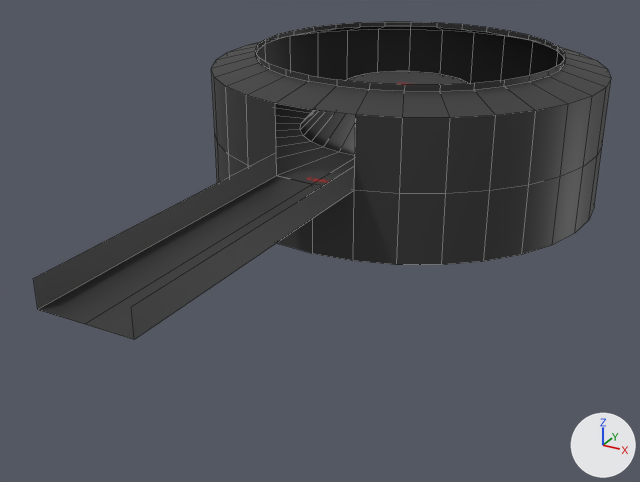
What one commit did to the Blender file Assets/Models/ShaderCastle/Light.blend.
The view is the same before and after, from a camera (50 mm lens) standing at (16.1, -37.7, 12.0) and looking at (-0.2, -8.0, -2.9). The lights are fixed; the arrows at lower right show +X, +Y and +Z. The older version comes first. Mesh edges are drawn as thin lines on the coarser meshes.

Before the edit, the objects in view are built like this:
```python
me_plane_001 = bpy.data.meshes.new('Plane.001')
me_plane_001.from_pydata(...)  # 64 vertices, 33 faces; spans x -9.0..9.0, y -9.0..9.0, z 0.0..3.0
me_plane_001.polygons.foreach_set('use_smooth', [True] * 33)
me_plane_001.materials.append(mat_333333)  # dark grey #333333
me_plane_011 = bpy.data.meshes.new('Plane.011')
me_plane_011.from_pydata(...)  # 202 vertices, 165 faces; spans x -9.0..9.0, y -21.9..9.0, z 0.0..3.8
me_plane_011.polygons.foreach_set('use_smooth', [True] * 165)
me_plane_011.materials.append(mat_333333)  # dark grey #333333
ob_floor_0__col = bpy.data.objects.new('Floor 0 -col', me_plane_011)
ob_floor_0__col.location = (0.0, 0.0, 0.0)
ob_floor__1__col = bpy.data.objects.new('Floor -1 -col', me_plane_001)
ob_floor__1__col.location = (0.0, 0.0, -3.0)
```
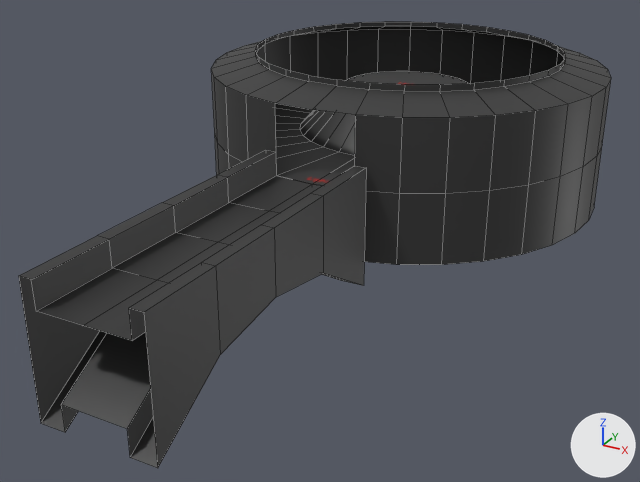
The change, as a list of edits to the scene's bpy script:
```text
Change me_plane_011:
    used by ob_floor_0__col; location = (0.0, 0.0, 0.0)
    remove me_plane_011.from_pydata(...)  # 202 vertices, 165 faces; spans x -9.0..9.0, y -21.9..9.0, z 0.0..3.8
    add me_plane_011.from_pydata(...)  # 261 vertices, 217 faces; spans x -9.0..9.0, y -22.0..9.0, z -4.0..3.8
    me_plane_011 part 1
    3 vertices are removed from x -1.8..1.8, y -21.9..-9.0, z 0.0..1.0
    6 faces are deleted
    3 vertices in x -1.8..1.8, y -21.9, z 0.0 move by (0.0, -0.1, 0.0)
    43 vertices are added at x -2.3..2.3, y -22.0..-8.8, z -4.0..1.0
    5 new vertices lie (0.0, 3.3, 0.0) away from vertices in x -1.8..1.8, y -18.8, z 0.0..1.0
    8 new vertices lie (0.0, 0.0, 1.0) away from vertices in x -1.3..1.3, y -22.0..-8.8, z -4.0..-2.0
    6 new vertices lie (0.0, -3.3, 0.5) away from vertices in x -2.2..2.2, y -12.2, z -2.0..-1.0
    58 new faces join them
```

Pixel boxes [x1, y1, x2, y2] of what changed, in the pictures (640 x 482 px):
'Floor 0 -col', reshaped (40% taller)
    before: [33, 21, 611, 339]
    after: [19, 21, 611, 468]
part 1 of me_plane_011, built on
    before: [33, 152, 355, 339]
    after: [19, 150, 366, 468]
